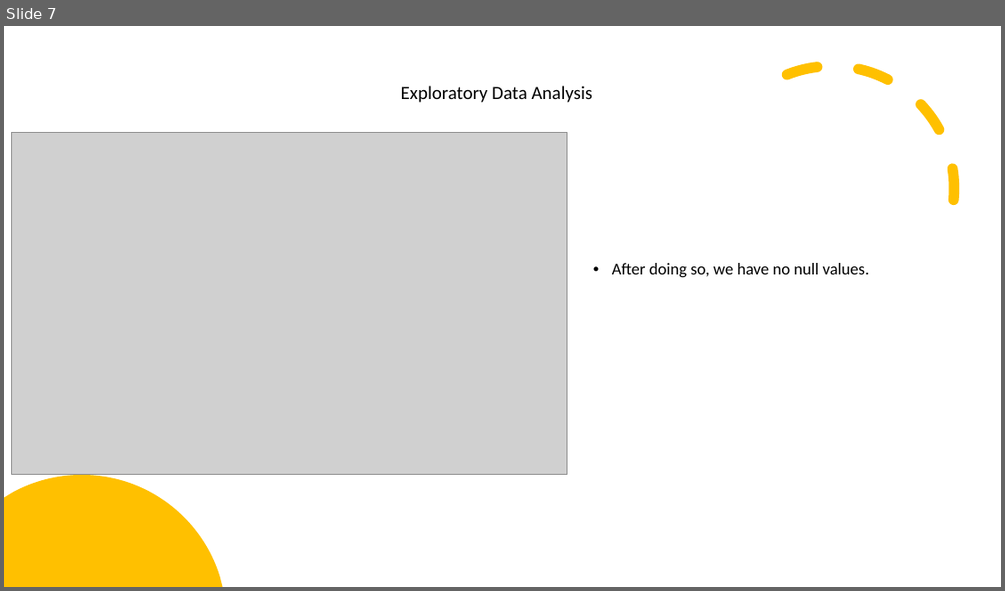
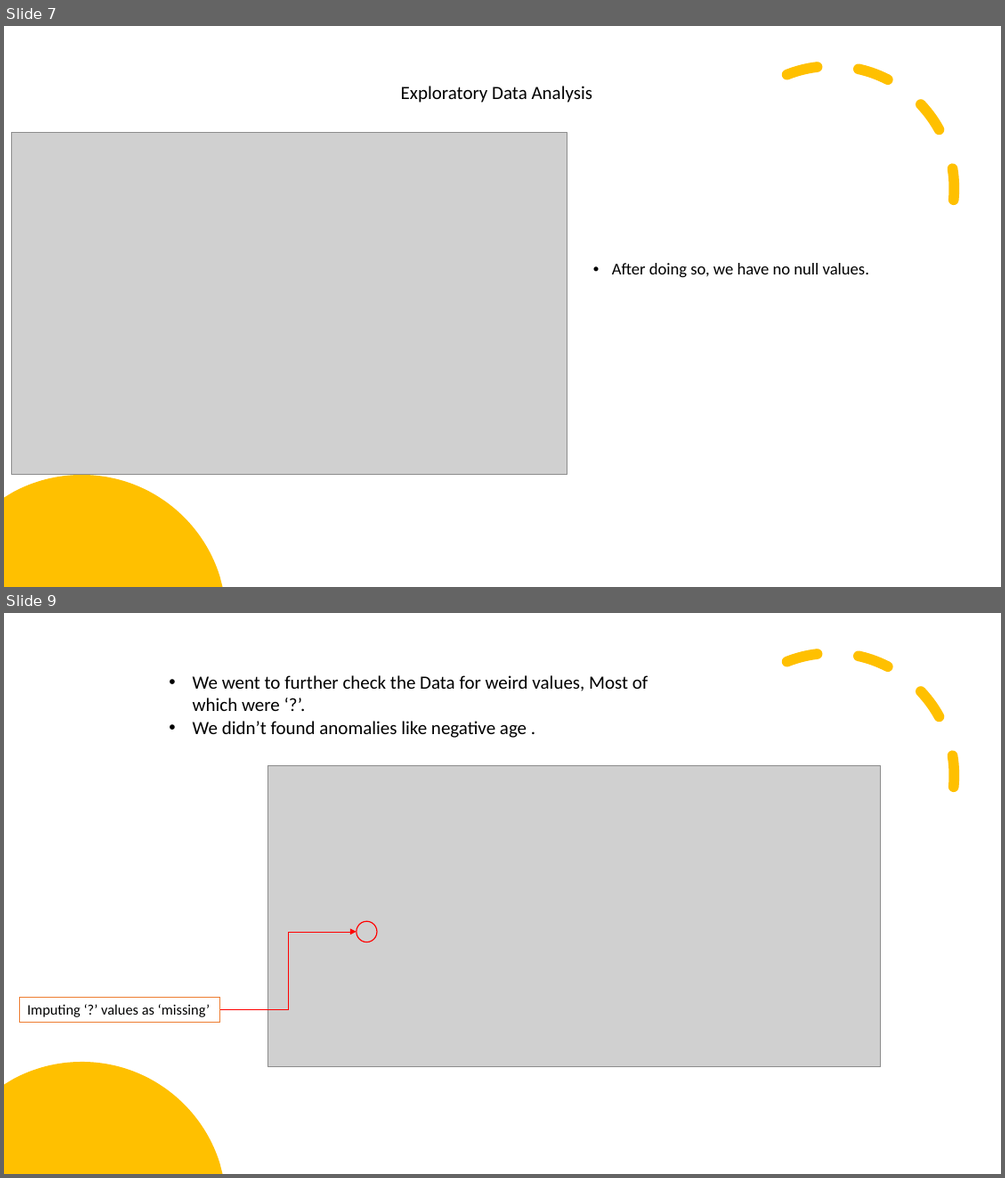
Before and after one commit to ronenhr/2nd_year_project, a slide deck: Presentation1.pptx. Shown one above the other, each under a label of ours: slide 7 before the commit, slides 7 and 9 after it; the slides between them are not shown. The pictures are 1005x591 and 1005x1178 pixels, drawn with LibreOffice and Linux fonts; fonts in the diff are those of the drawing; grey boxes stand for pictures. Boxes give left, top, right and bottom in pixels: in the first picture for what was removed or moved away, otherwise in the second. Text is boxed around its words. In the diff, an @@ line names an element or a change of style, - is before the commit and + after.

```diff
--- a/Presentation1.pptx
+++ b/Presentation1.pptx
@@ slide 9 added at [4,613,1001,1174], background #FFFFFF @@
@@ arc (boxed as its full ellipse) added at [671,614,994,937], outline #FFC000 10 pt dashed @@
@@ text added at [193,675,647,738], 18 pt, text #000000 @@
+• We went to further check the Data for weird values, Most of which were ‘?’.
+• We didn’t found anomalies like negative age .
@@ picture added at [268,765,881,1067] @@
@@ elbow arrow added from (219, 1009) to (356, 932), #FF0000 0.5 pt @@
@@ ellipse added at [356,921,377,942], outline #FF0000 1 pt @@
@@ rectangle added at [20,997,219,1022], fill #FFFFFF, outline #ED7D31 1 pt, 14 pt, text #000000 @@
+Imputing ‘?’ values as ‘missing’
@@ freeform shape added at [4,1062,222,1174], fill #FFC000 @@
```
Also in this commit, not shown: 6 slides changed, 7 other slides added, 2 slides removed.
